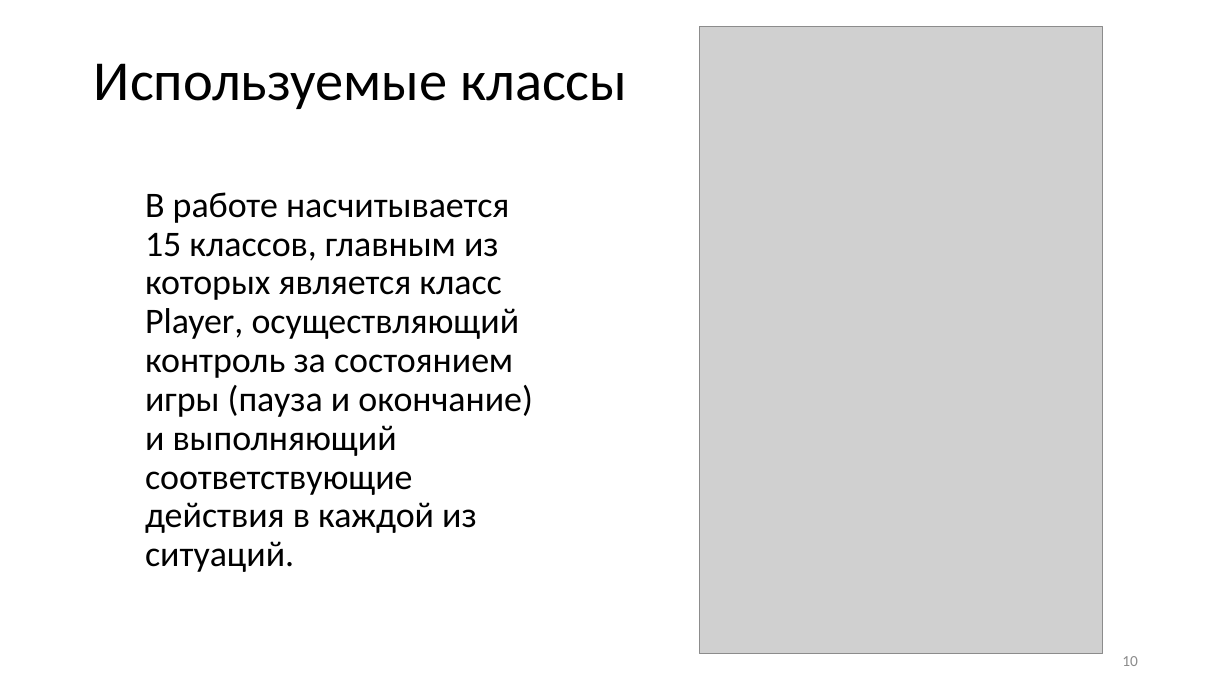
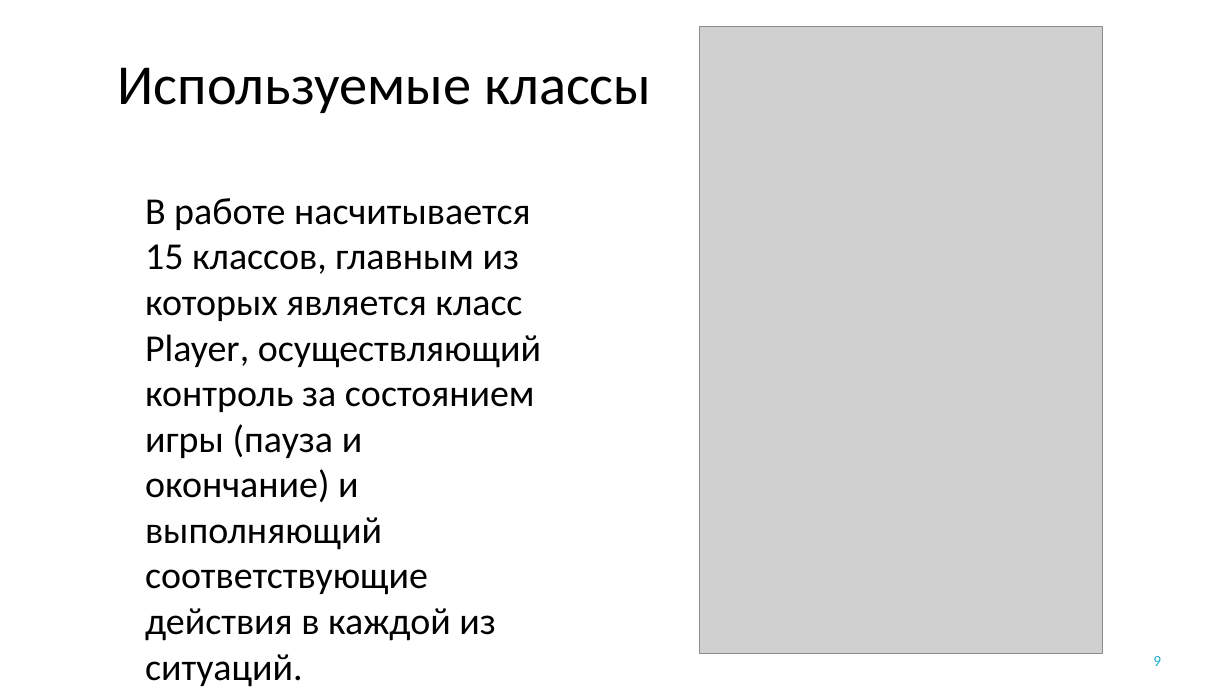
Before and after one commit to YakimenkoIlya/PhantasmagoriaProjectFiles, a slide deck: slide 9 of Якименко Курсовая.pptx (slide 10 before the commit). Drawn at 1232x693 pixels with LibreOffice and Linux fonts; fonts in the diff are those of the drawing; grey boxes stand for pictures; background and template pictures are left out. Boxes give left, top, right and bottom in pixels: in the first picture for what was removed or moved away, otherwise in the second. Text is boxed around its words. In the diff, an @@ line names an element or a change of style, - is before the commit and + after.

```diff
--- a/Якименко Курсовая.pptx
+++ b/Якименко Курсовая.pptx
@@ title "Используемые классы" at box(118, 67, 651, 113): alignment left to centre; line spacing 0.9 to 1 @@
@@ text "В работе насчитывается 15 классов, ..." at box(145, 198, 541, 641): size 28 to 29.6 pt; line spacing 0.9 to 1; less space between paragraphs @@
@@ page number at box(1153, 656, 1161, 666): text changed; text colour #8C8C8C to #1FAECD @@
-10
+9
```
Also in this commit, not shown: 14 other slides changed, 1 other file.
